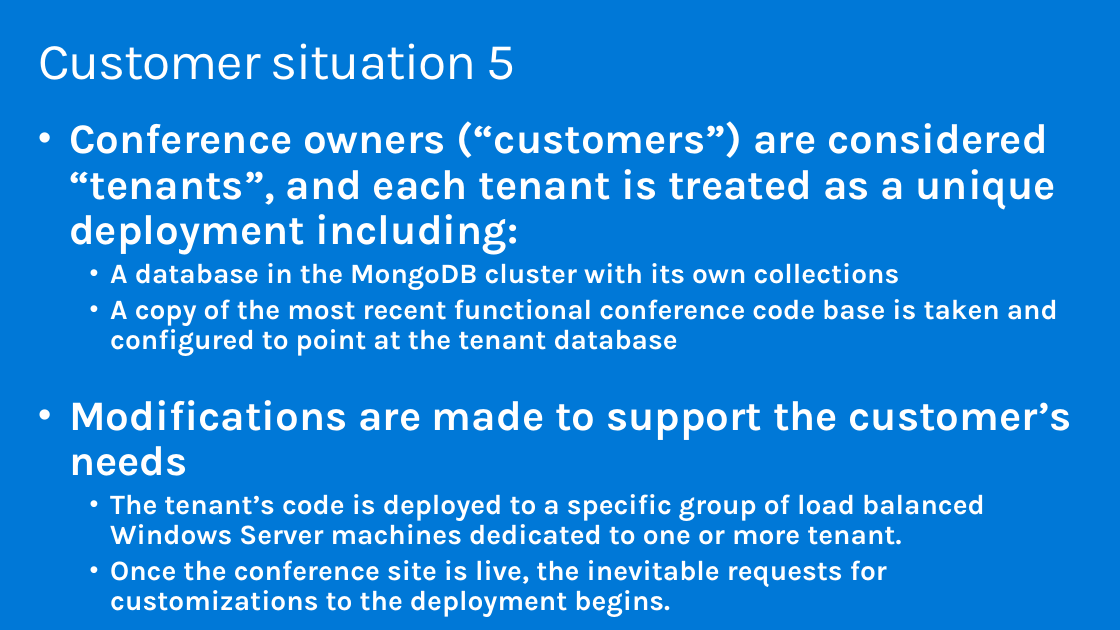
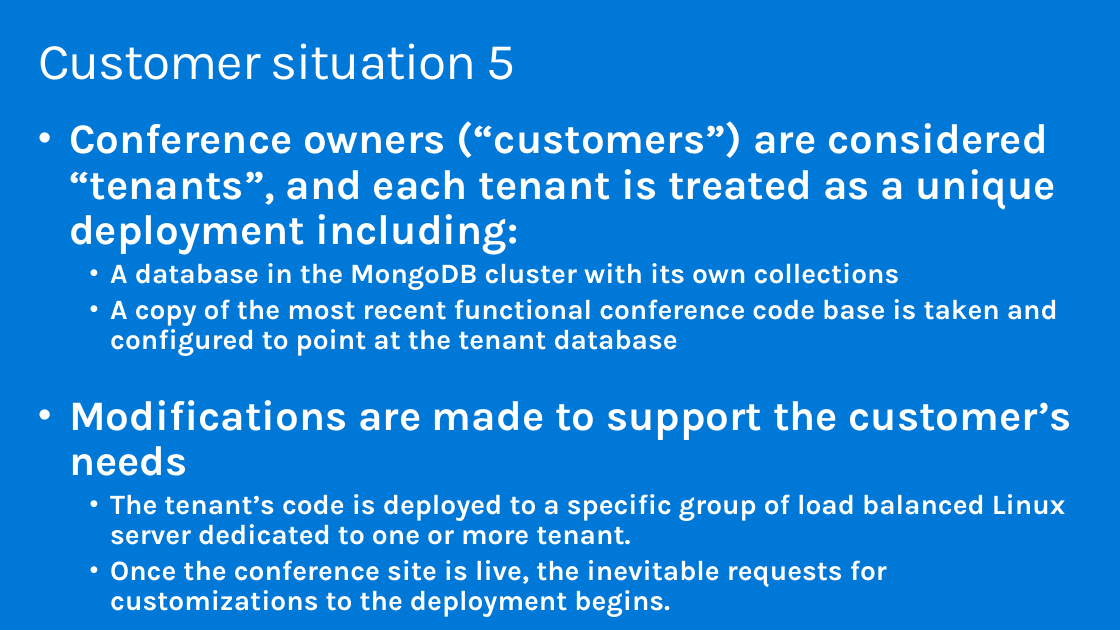
Before and after one commit to watson-enlighten/MCW-Cloud-native-applications, a slide deck: slide 8 of Whiteboard design session/WDS trainer presentation - Cloud-native applications.pptx. Drawn at 1120x630 pixels with LibreOffice and Linux fonts; fonts in the diff are those of the drawing. Boxes give left, top, right and bottom in pixels: in the first picture for what was removed or moved away, otherwise in the second. Text is boxed around its words. In the diff, an @@ line names an element or a change of style, - is before the commit and + after.

```diff
--- a/Whiteboard design session/WDS trainer presentation - Cloud-native applications.pptx
+++ b/Whiteboard design session/WDS trainer presentation - Cloud-native applications.pptx
@@ text at box(110, 494, 1065, 545): text changed @@
-    • The tenant’s code is deployed to a specific group of load balanced Windows Server machines dedicated to one or more tenant.
+    • The tenant’s code is deployed to a specific group of load balanced Linux server dedicated to one or more tenant.
```
Also in this commit, not shown: 2 other slides changed, 2 other files.
